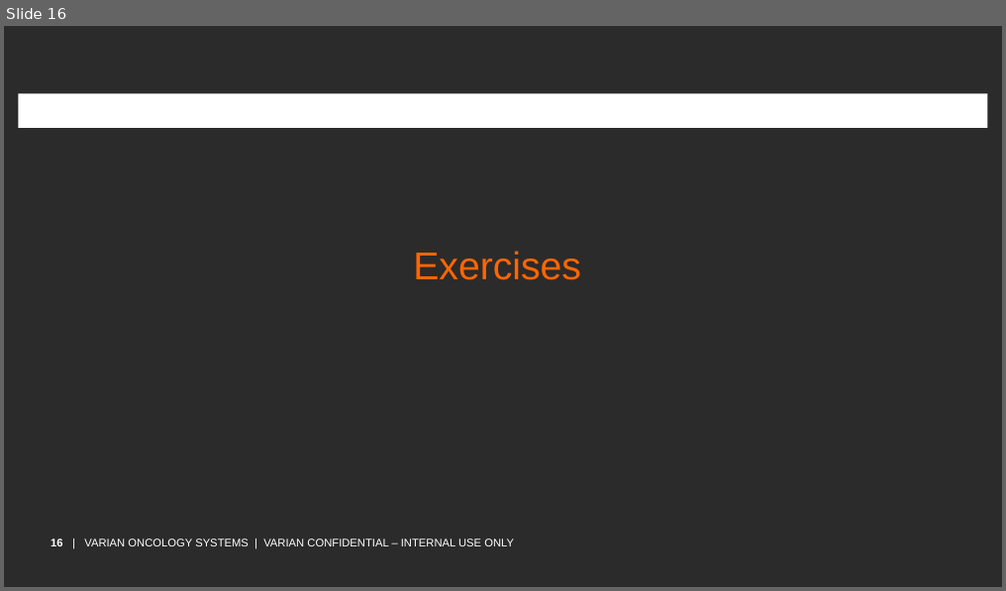
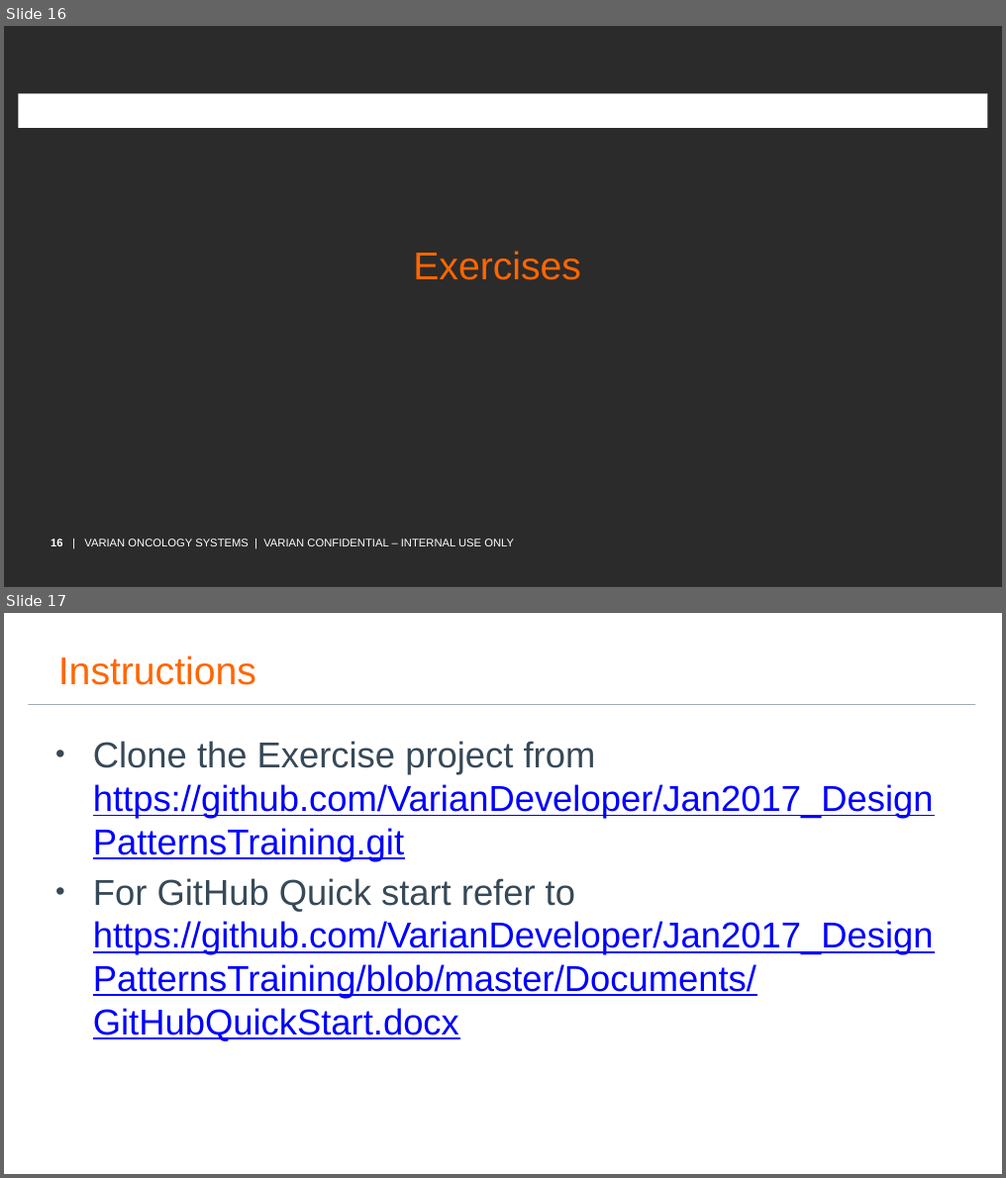
Before and after one commit to hguillou/Jan2017_DesignPatternsTraining, a slide deck: Documents/Design Patterns Presentation.pptx. Shown one above the other, each under a label of ours: slide 16 before the commit, slides 16 and 17 after it. The pictures are 1006x591 and 1006x1178 pixels, drawn with LibreOffice and Linux fonts; fonts in the diff are those of the drawing; background and template pictures are left out; a plain dark background stands for a picture behind light text. Boxes give left, top, right and bottom in pixels: in the first picture for what was removed or moved away, otherwise in the second. Text is boxed around its words. In the diff, an @@ line names an element or a change of style, - is before the commit and + after.

Commit message:
updated presentation with GitHub links

```diff
--- a/Documents/Design Patterns Presentation.pptx
+++ b/Documents/Design Patterns Presentation.pptx
@@ slide 17 added at [4, 613, 1002, 1174], background picture (left out); not listed: 1 template element that a slide beside it also shows @@
@@ title added at [58, 656, 256, 685], 28 pt, text #FF6600 @@
+Instructions
@@ line added from (28, 705) to (975, 705), #9EABB2 0.5 pt @@
@@ text added at [93, 741, 934, 1042], 26 pt, text #0000FF, underline @@
+• Clone the Exercise project from https://github.com/VarianDeveloper/Jan2017_DesignPatternsTraining.git
+• For GitHub Quick start refer to https://github.com/VarianDeveloper/Jan2017_DesignPatternsTraining/blob/master/Documents/GitHubQuickStart.docx
```
